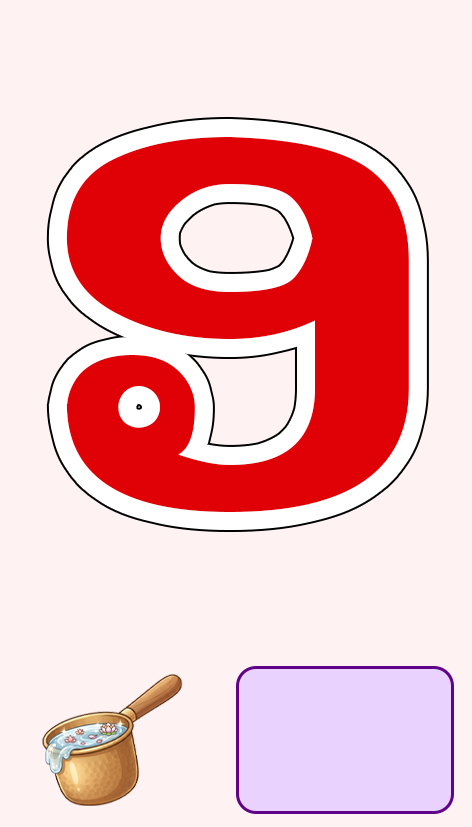
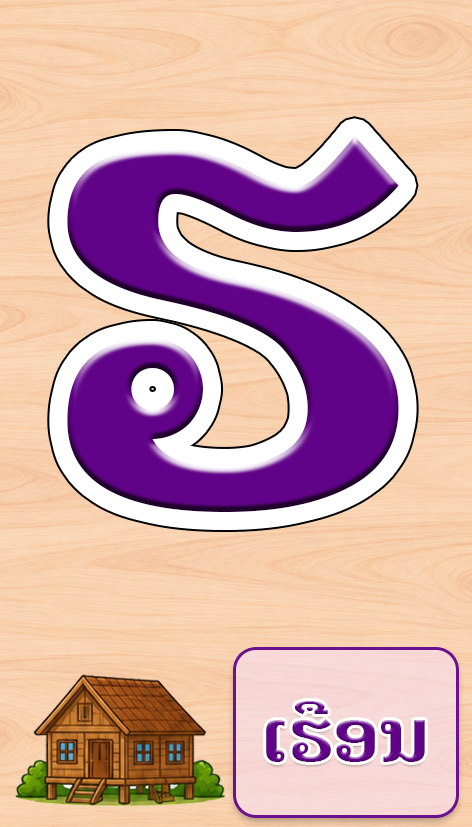
Before/after of a (472, 827) layered artwork. What changed in the layer stack:
showed group "27" (10 layers) over bbox(0, 0, 472, 827)
painted on "ເຮືອນ" over bbox(253, 701, 436, 768)
painted on "Rectangle 1" (1st of 2, in "27" › "Group 1") over bbox(236, 650, 456, 815)
"2" (1st of 27, in "27"): opacity 50% → 37% over bbox(0, 0, 472, 827)
added layer "ChatGPT Image Sep 22, 2026, 04_25_41 PM" in group "27" over bbox(0, 0, 472, 827)
hid group "26" (8 layers) over bbox(0, 0, 472, 827)
